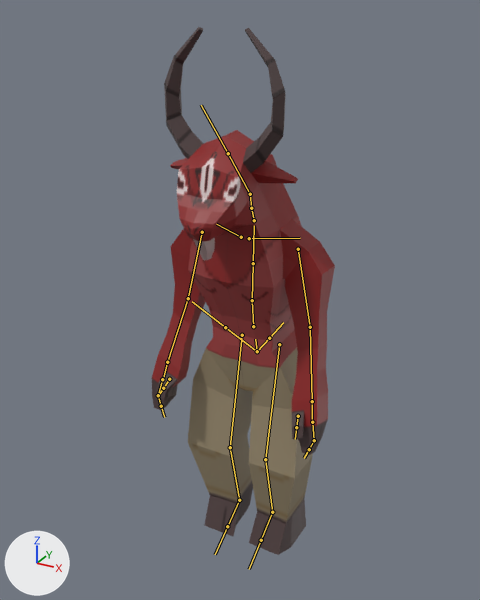
The FBX model WizardGame/Assets/Roxy/baphomet.fbx, before and after one commit.
The view is the same before and after, from a 50 mm camera at (2.14, -3.77, 4.22) aimed at (-0.12, 0.34, 2.17). The axes (+X, +Y, +Z) are drawn at lower left. The lights are the same throughout. Both versions are drawn at frame 1 of the action 'metarig|baphomet_idle.001'; the numbers are the values there. The bones that bend it are drawn over the model as lines.

Objects in the first picture: 'baphomet'.
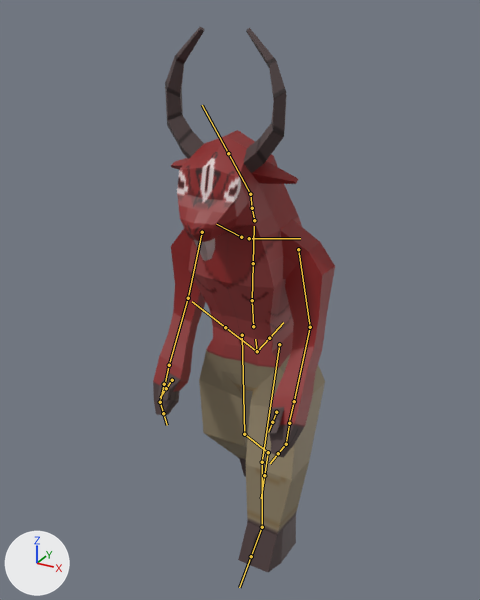
What the commit changed:
Bone 'forearm.L' (bone_forearm_l) turns from (14, 0, -1) to (36, -1, -3) degrees about its own x, y and z.
Bone 'forearm.R' (bone_forearm_r) turns from (20, -2, -1) to (33, -3, 5) degrees about its own x, y and z.
Bone 'thigh.L' (bone_thigh_l) turns from (0, 0, 0) to (-4, 0, 0) degrees about its own x, y and z.
Bone 'shin.L' (bone_shin_l) turns from (0, 0, 0) to (-8, 0, 0) degrees about its own x, y and z.
Bone 'foot.L' (bone_foot_l) turns from (0, 0, 0) to (19, -1, 0) degrees about its own x, y and z.
Bone 'thigh.R' (bone_thigh_r) turns from (0, 0, 0) to (15, 0, 0) degrees about its own x, y and z.
Bone 'shin.R' (bone_shin_r) turns from (0, 0, 0) to (15, 0, 0) degrees about its own x, y and z.
Bone 'foot.R' (bone_foot_r) turns from (0, 0, 0) to (19, 2, 4) degrees about its own x, y and z.

Pixel boxes [x1, y1, x2, y2] of what changed, in the pictures (480 x 600 px):
'baphomet', posed
    before: [152, 27, 335, 555]
    after: [153, 27, 335, 572]
bone 'forearm.L', root to tip
    before: (310, 327) to (312, 401)
    after: (310, 327) to (294, 401)
bone 'forearm.R', root to tip
    before: (188, 298) to (167, 362)
    after: (188, 298) to (169, 365)
bone 'thigh.L', root to tip
    before: (279, 344) to (265, 459)
    after: (279, 344) to (262, 462)
bone 'shin.L', root to tip
    before: (265, 459) to (272, 512)
    after: (262, 462) to (262, 527)
bone 'foot.L', root to tip
    before: (272, 512) to (261, 540)
    after: (262, 527) to (251, 556)
bone 'thigh.R', root to tip
    before: (242, 335) to (230, 447)
    after: (242, 335) to (244, 434)
bone 'shin.R', root to tip
    before: (230, 447) to (239, 500)
    after: (244, 434) to (268, 452)
bone 'foot.R', root to tip
    before: (239, 500) to (227, 526)
    after: (268, 452) to (264, 475)
